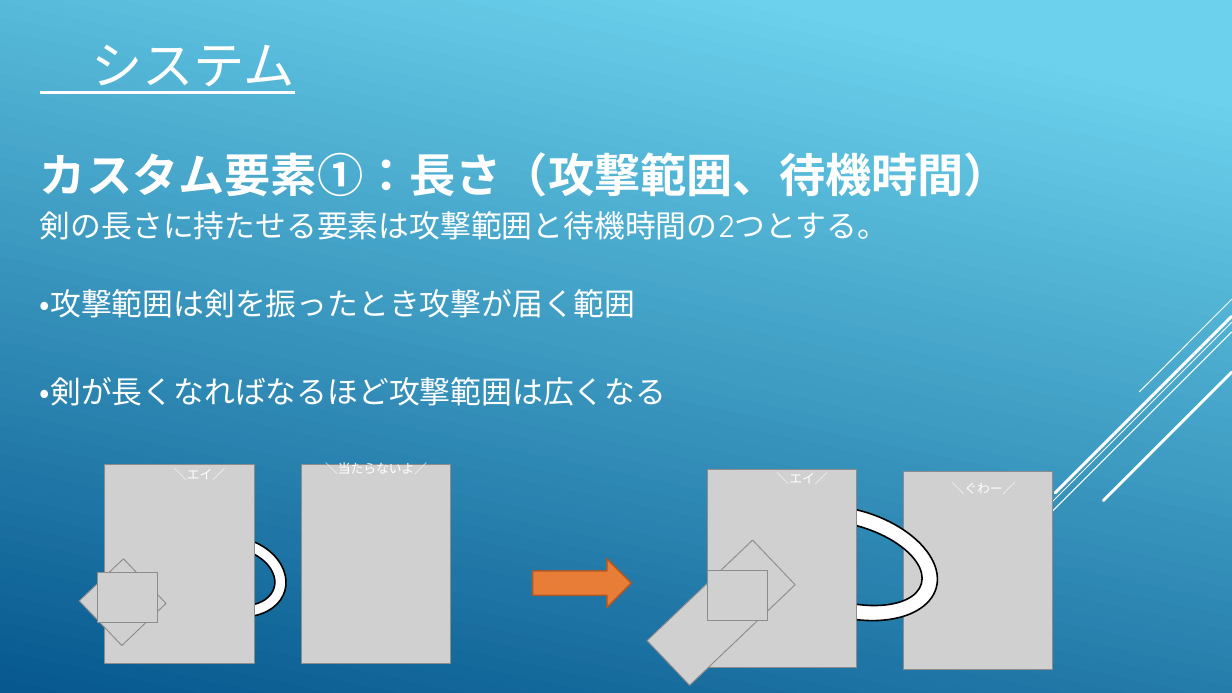
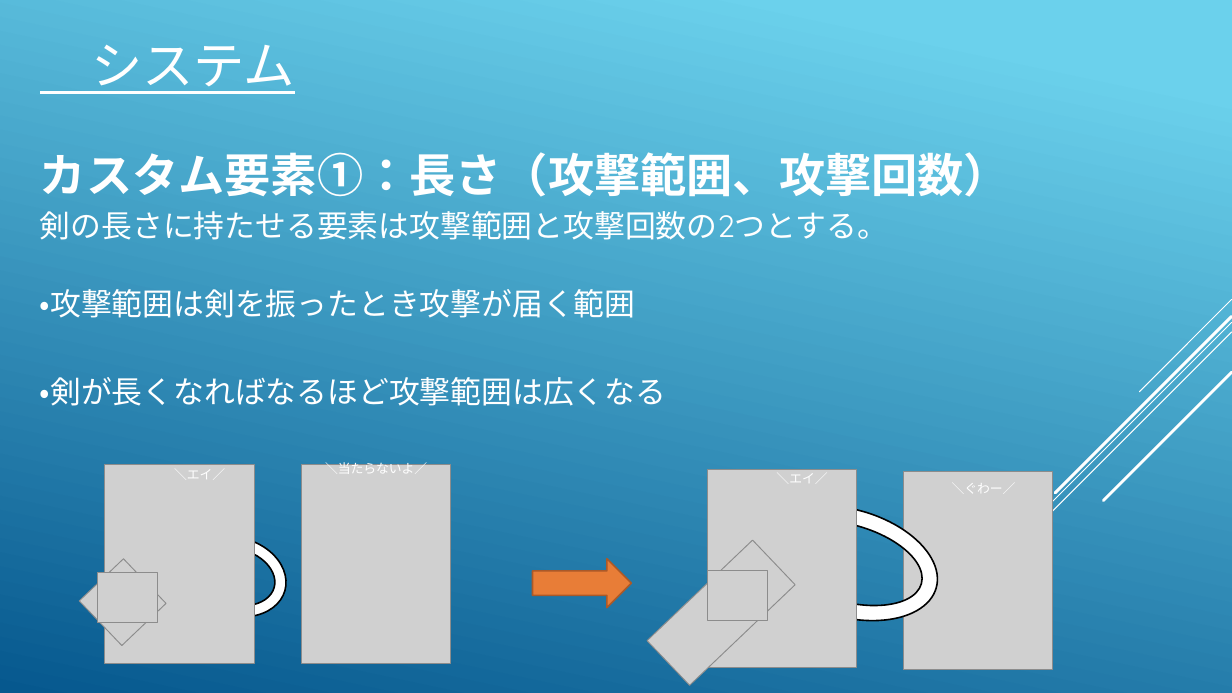
Before and after one commit to koike0723/Aso2020Winter, a slide deck: slide 6 of 企画書.pptx. Drawn at 1232x693 pixels with LibreOffice and Linux fonts; fonts in the diff are those of the drawing; grey boxes stand for pictures. Boxes give left, top, right and bottom in pixels: in the first picture for what was removed or moved away, otherwise in the second. Text is boxed around its words. In the diff, an @@ line names an element or a change of style, - is before the commit and + after.

```diff
--- a/企画書.pptx
+++ b/企画書.pptx
@@ text at box(40, 152, 1010, 197): text changed @@
-カスタム要素①：長さ（攻撃範囲、待機時間）
+カスタム要素①：長さ（攻撃範囲、攻撃回数）
@@ text at box(40, 211, 888, 240): text changed @@
-剣の長さに持たせる要素は攻撃範囲と待機時間の2つとする。
+剣の長さに持たせる要素は攻撃範囲と攻撃回数の2つとする。
```
Also in this commit, not shown: 4 other slides changed, 8 slides added, 8 slides removed, 8 other files.
